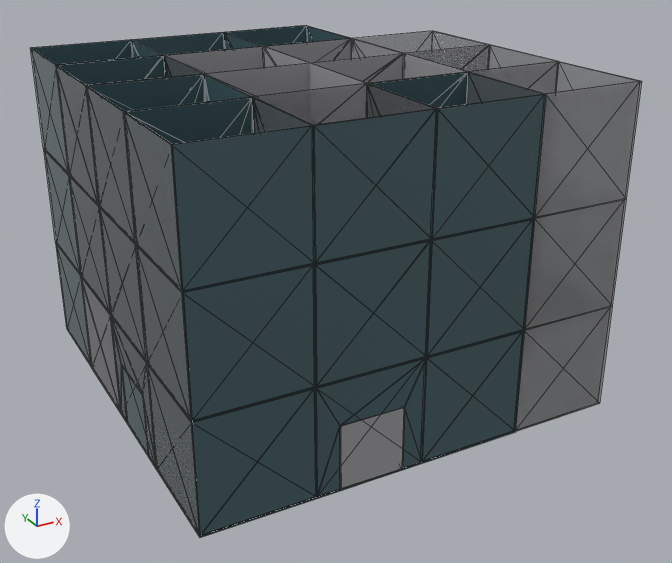
One commit to the glTF model gallery/第八组.glb: the scene before it, then after it.
Before and after are seen from a camera (50 mm lens) standing at (-0.0191, -0.0372, 0.0153) and looking at (0.0005, -0.0015, -0.0025). Lighting does not change. The marker at lower left points along +X, +Y and +Z. The first picture is the older version. Mesh edges are drawn as thin lines.
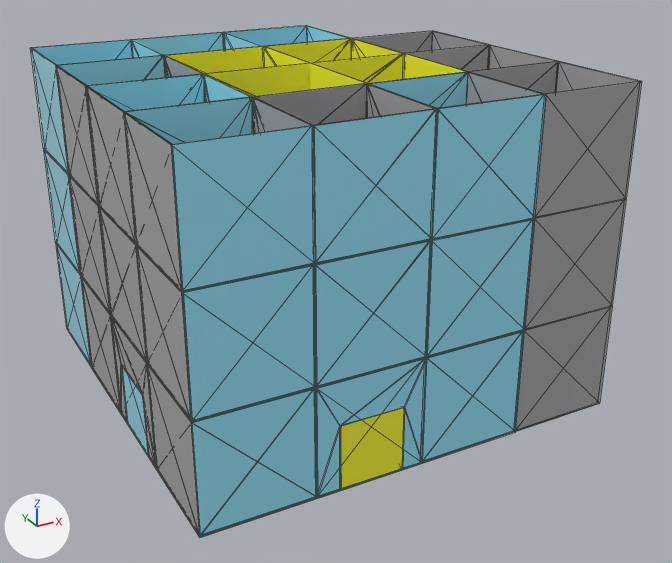
Scene script edits in JSON lines:
```json
{"op": "set", "path": "mat_material_0.base_color", "old": "(0.0612, 0.117, 0.136)", "new": "(0.337, 0.823, 0.991)", "note": "dark cyan #466067 -> cyan #9deafe"}
{"op": "set", "path": "mat_material_1.base_color", "old": "(0.352, 0.352, 0.371)", "new": "(0.423, 0.423, 0.434)", "note": "grey #a0a0a4 -> grey #aeaeb0"}
{"op": "set", "path": "mat_material_1.alpha", "old": "0.502", "new": "1.0"}
{"op": "remove", "block": "mat_material_1", "code": "mat_material_1.transmission_weight = 0.498"}
{"op": "set", "path": "mat_material_2.base_color", "old": "(0.352, 0.352, 0.371)", "new": "(1.0, 0.991, 0.0284)", "note": "grey #a0a0a4 -> yellow #fffe2f"}
```

Where the change shows, as pixel boxes [x1, y1, x2, y2] in the pictures (672 x 563 px):
```json
{"object": "Mesh_0", "change": "recoloured", "before": [30, 25, 546, 537], "after": [30, 25, 546, 537], "on screen": "dark cyan to cyan"}
{"object": "Mesh_1", "change": "recoloured, surface changed", "before": [55, 31, 641, 537], "after": [55, 31, 641, 537]}
{"object": "Mesh_2", "change": "recoloured", "before": [165, 38, 467, 489], "after": [165, 38, 467, 489]}
```
